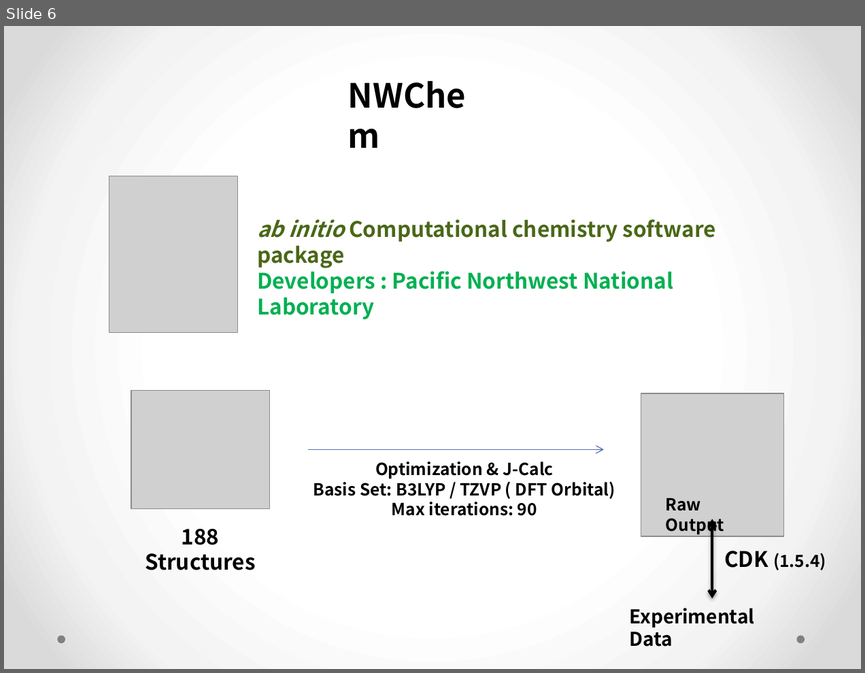
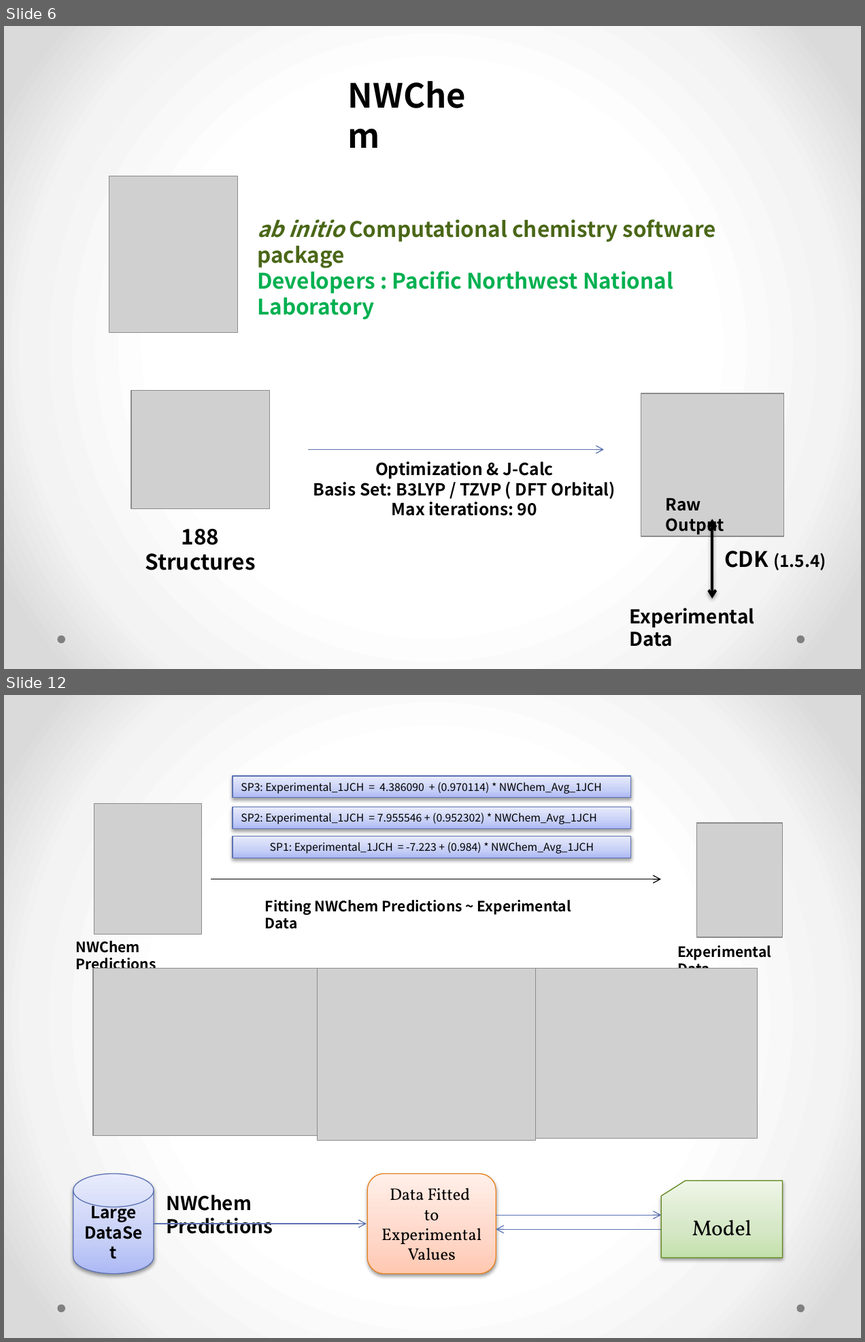
Before and after one commit to CS76/1JCH, a slide deck: Data/ProjectPresentation.pptx. Shown one above the other, each under a label of ours: slide 6 before the commit, slides 6 and 12 after it; the slides between them are not shown. The pictures are 865x673 and 865x1342 pixels, drawn with LibreOffice and Linux fonts; fonts in the diff are those of the drawing; grey boxes stand for pictures. Boxes give left, top, right and bottom in pixels: in the first picture for what was removed or moved away, otherwise in the second. Text is boxed around its words. In the diff, an @@ line names an element or a change of style, - is before the commit and + after.

```diff
--- a/Data/ProjectPresentation.pptx
+++ b/Data/ProjectPresentation.pptx
@@ slide 12 added at <box>4,695,861,1338</box>, background gradient #FFFFFF to #F4F4F4 to #DADADA; not listed: 2 template elements that a slide beside it also shows @@
@@ rectangle added at <box>232,777,631,798</box>, fill gradient #ADBBF6 to #C5CFF8 to #E8ECFD, outline #5C72B2 0.75 pt, 9 pt, text #000000 @@
+SP3: Experimental_1JCH = 4.386090 + (0.970114) * NWChem_Avg_1JCH
@@ picture added at <box>94,804,201,934</box> @@
@@ rectangle added at <box>232,807,631,829</box>, fill gradient #ADBBF6 to #C5CFF8 to #E8ECFD, outline #5C72B2 0.75 pt, 9 pt, text #000000 @@
+SP2: Experimental_1JCH = 7.955546 + (0.952302) * NWChem_Avg_1JCH
@@ rectangle added at <box>232,836,631,858</box>, fill gradient #ADBBF6 to #C5CFF8 to #E8ECFD, outline #5C72B2 0.75 pt, 9 pt, text #000000 @@
+SP1: Experimental_1JCH = -7.223 + (0.984) * NWChem_Avg_1JCH
@@ picture added at <box>696,823,782,936</box> @@
@@ arrow added from (211, 879) to (661, 879), #000000 0.75 pt @@
@@ text added at <box>265,900,571,929</box>, 12 pt, text #000000, bold @@
+Fitting NWChem Predictions ~ Experimental Data
@@ text added at <box>76,940,156,972</box>, 12 pt, text #000000, bold @@
+NWChem Predictions
@@ text added at <box>677,945,771,968</box>, 12 pt, text #000000, bold @@
+Experimental Data
@@ picture added at <box>93,968,317,1136</box> @@
@@ picture added at <box>317,968,536,1140</box> @@
@@ picture added at <box>535,968,756,1139</box> @@
@@ cylinder added at <box>73,1173,154,1273</box>, fill gradient #ADBBF6 to #C5CFF8 to #E8ECFD, outline #5C72B2 0.75 pt, 14 pt, text #000000, bold @@
+Large
+DataSet
@@ rounded rectangle added at <box>367,1173,496,1273</box>, fill gradient #FFC9B1 to #FFD8C8 to #FFF0EA, outline #E6811C 0.75 pt, 14 pt, text #000000 @@
+Data Fitted
+to Experimental Values
@@ flow chart punched card added at <box>661,1180,783,1257</box>, fill gradient #C5E1AB to #D6E9C5 to #EFF7E9, outline #62891C 0.75 pt, 18 pt, text #000000 @@
+Model
@@ text added at <box>166,1194,273,1234</box>, 16 pt, text #000000, bold @@
+NWChem Predictions
@@ arrow added from (154, 1223) to (366, 1223), #5C72B2 0.75 pt @@
@@ arrow added from (496, 1215) to (661, 1215), #5C72B2 0.75 pt @@
@@ arrow added from (661, 1229) to (496, 1229), #5C72B2 0.75 pt @@
```
Also in this commit, not shown: 2 slides changed, 17 other slides added, 19 other files.
